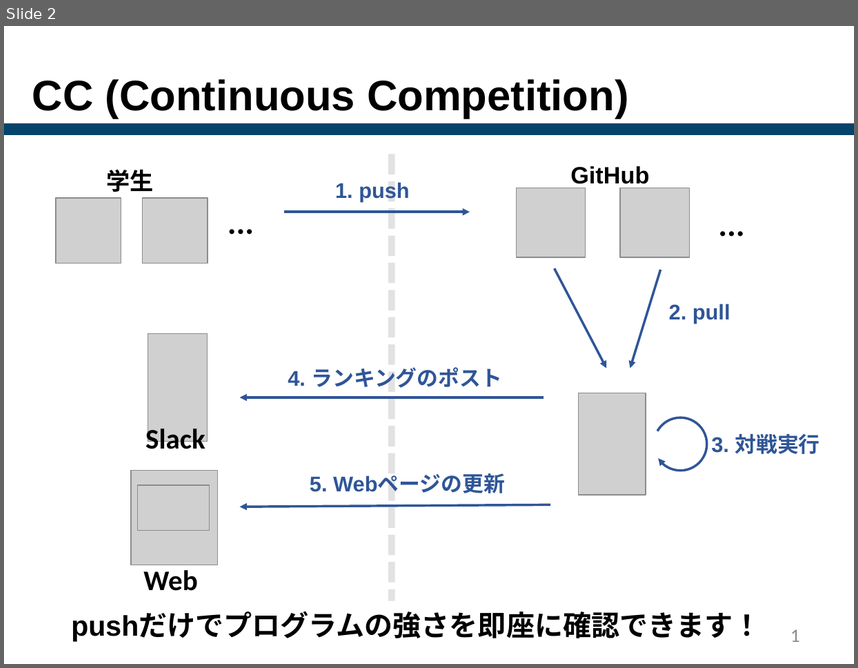
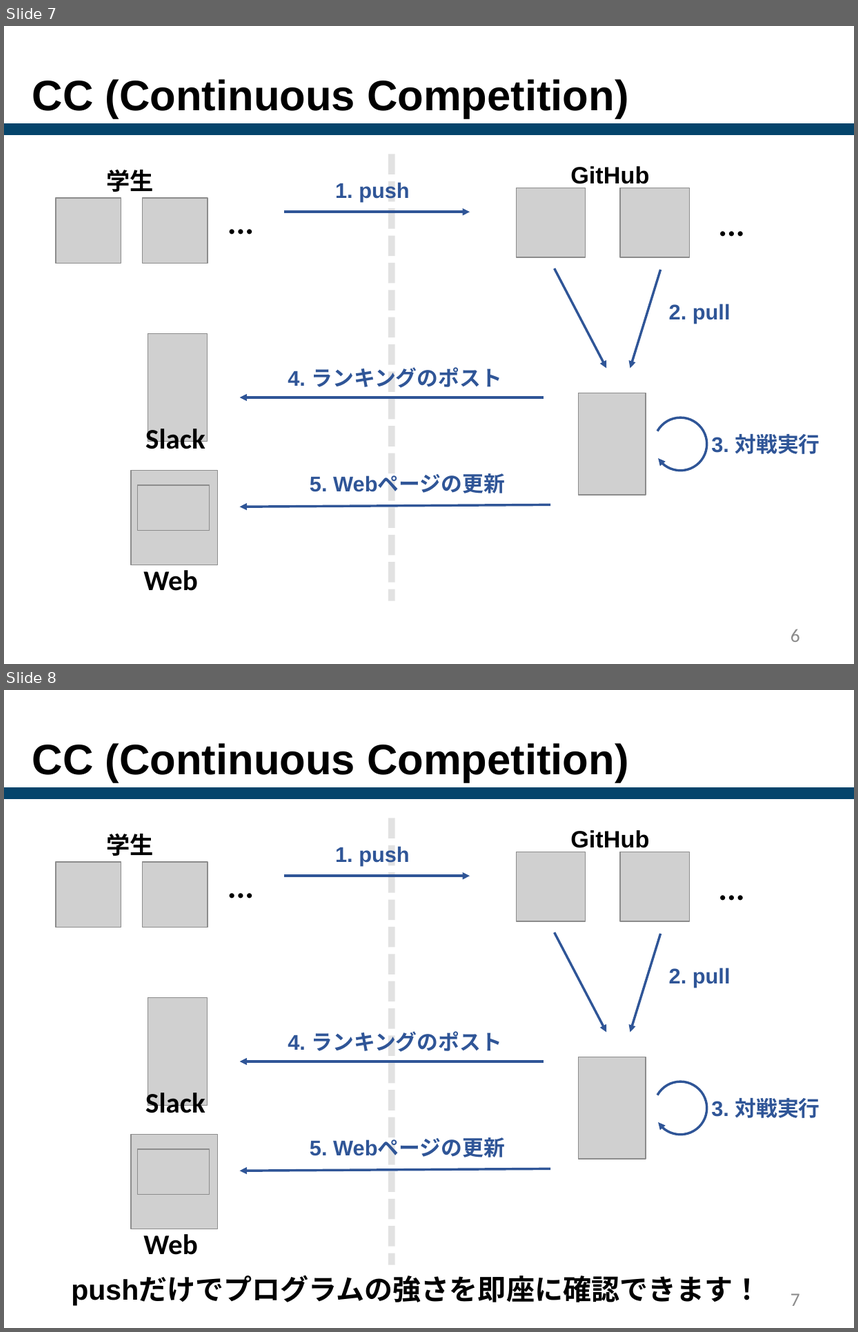
Before and after one commit to Yabushita111/share, a slide deck: y-yabust_pbl_20231006.pptx. Shown one above the other, each under a label of ours: slide 2 before the commit, slides 7 and 8 after it. The pictures are 858x668 and 858x1332 pixels, drawn with LibreOffice and Linux fonts; fonts in the diff are those of the drawing; grey boxes stand for pictures. Boxes give left, top, right and bottom in pixels: in the first picture for what was removed or moved away, otherwise in the second. Text is boxed around its words. In the diff, an @@ line names an element or a change of style, - is before the commit and + after.

```diff
--- a/y-yabust_pbl_20231006.pptx
+++ b/y-yabust_pbl_20231006.pptx
@@ slide 7 added at (4, 26, 854, 664), background #FFFFFF; not listed: 1 template element that a slide beside it also shows @@
@@ title added at (32, 79, 628, 118), 36 pt, text #000000, bold @@
+CC (Continuous Competition)
@@ text added at (107, 170, 154, 192), 20 pt, text #000000, bold @@
+学生
@@ line added from (392, 154) to (392, 601), #BFBFBF 5.75 pt dashed @@
@@ text added at (570, 166, 649, 184), 20 pt, text #000000, bold @@
+GitHub
@@ text added at (335, 182, 409, 202), 18 pt, text #2F5597, bold @@
+1. push
@@ picture added at (517, 188, 586, 258) @@
@@ picture added at (620, 188, 690, 258) @@
@@ picture added at (56, 198, 121, 263) @@
@@ picture added at (143, 198, 208, 263) @@
@@ text added at (219, 197, 263, 245), 28 pt, text #000000, bold @@
+...
@@ text added at (711, 199, 755, 248), 28 pt, text #000000, bold @@
+...
@@ arrow added from (285, 212) to (470, 212), #2F5597 2 pt @@
@@ arrow added from (554, 268) to (606, 368), #2F5597 2 pt @@
@@ arrow added from (660, 269) to (631, 368), #2F5597 2 pt @@
@@ text added at (669, 303, 731, 323), 18 pt, text #2F5597, bold @@
+2. pull
@@ picture added at (148, 334, 208, 441) @@
@@ text added at (288, 367, 502, 388), 18 pt, text #2F5597, bold @@
+4. ランキングのポスト
@@ arrow added from (544, 397) to (239, 397), #2F5597 2 pt @@
@@ picture added at (579, 393, 646, 495) @@
@@ arc (boxed as its full ellipse) added at (644, 406, 718, 481), outline #2F5597 2 pt @@
@@ text added at (145, 425, 205, 455), 24 pt, text #000000, bold @@
+Slack
@@ text added at (711, 434, 820, 454), 18 pt, text #2F5597, bold @@
+3. 対戦実行
@@ picture added at (131, 470, 217, 565) @@
@@ text added at (310, 474, 505, 493), 18 pt, text #2F5597, bold @@
+5. Webページの更新
@@ picture added at (137, 485, 210, 530) @@
@@ arrow added from (550, 505) to (239, 506), #2F5597 2 pt @@
@@ text added at (143, 570, 197, 590), 24 pt, text #000000, bold @@
+Web
@@ page number added at (791, 628, 800, 641), 16 pt, text #8C8C8C @@
+6
@@ what was slide 2 is now slide 8 @@
@@ page number at (791, 1293, 800, 1305): text changed @@
-1
+7
```
Also in this commit, not shown: 1 slide changed, 5 other slides added, 3 other files.
